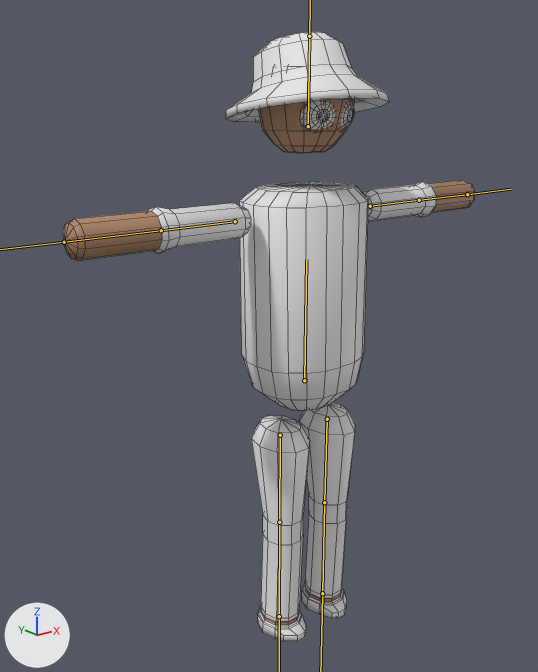
One commit to the FBX model Assets/Playermodel/New Playermodel/Player.fbx: the scene before it, then after it.
The view is the same before and after, from a camera (50 mm lens) standing at (-2.23, -2.52, 0.72) and looking at (-0.12, 0.13, -0.34). Arrows for +X, +Y and +Z are at lower left; the lights stay in place. The bones that bend it are drawn over the model as lines. Mesh edges are drawn as thin lines.

The first picture shows 'PLayer'.
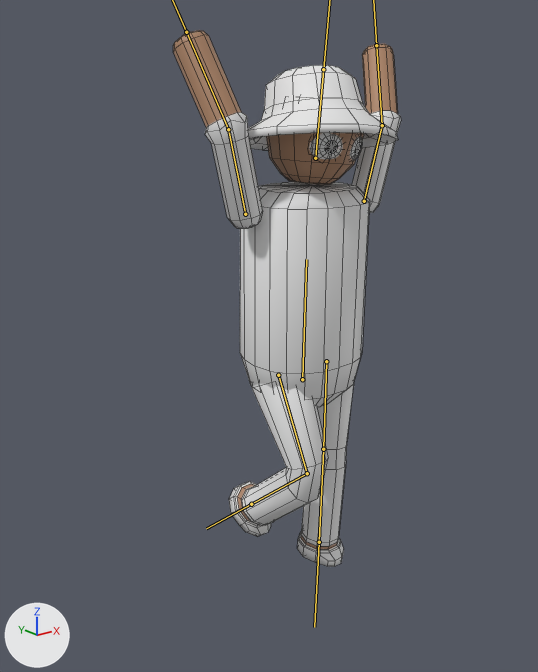
The newer file adds an action. The first version stands in its rest pose; the second is drawn at frame 30 of the action 'Playdermodel|Walking with Raised Hands'.

What changed in the scene script:
```text
Change bone_bone_008:
    where bone_bone_008 = bpy.data.objects['Playdermodel'].pose.bones['Bone.008']
    bone_bone_008.location: (0.0, 0.0, 0.0) -> (0.0, 0.0, -0.04)
    bone_bone_008.rotation_quaternion: (1.0, 0.0, 0.0, 0.0) -> (1.0, 0.014, 0.0, 0.0)  # degrees (0, 0, 0) -> degrees (2, 0, 0)
Change bone_bone:
    where bone_bone = bpy.data.objects['Playdermodel'].pose.bones['Bone']  # child of 'Bone.008'
    bone_bone.location: (0.0, 0.0, 0.0) -> (-0.07, -0.12, 0.0)
    bone_bone.rotation_quaternion: (1.0, 0.0, 0.0, 0.0) -> (0.001, -0.609, 0.793, 0.001)  # degrees (0, 0, 0) -> degrees (0, 180, 75)
Change bone_bone_001:
    where bone_bone_001 = bpy.data.objects['Playdermodel'].pose.bones['Bone.001']  # child of 'Bone'
    bone_bone_001.rotation_quaternion: (1.0, 0.0, 0.0, 0.0) -> (0.98, 0.197, 0.0, 0.0)  # degrees (0, 0, 0) -> degrees (23, 0, 0)
Change bone_bone_002:
    where bone_bone_002 = bpy.data.objects['Playdermodel'].pose.bones['Bone.002']  # child of 'Bone.008'
    bone_bone_002.location: (0.0, 0.0, 0.0) -> (0.0, -0.74, 0.0)
    bone_bone_002.rotation_quaternion: (1.0, 0.0, 0.0, 0.0) -> (1.0, 0.01, 0.0, 0.0)  # degrees (0, 0, 0) -> degrees (1, 0, 0)
Change bone_bone_003:
    where bone_bone_003 = bpy.data.objects['Playdermodel'].pose.bones['Bone.003']  # child of 'Bone.002'
    bone_bone_003.rotation_quaternion: (1.0, 0.0, 0.0, 0.0) -> (1.0, -0.015, 0.0, 0.0)  # degrees (0, 0, 0) -> degrees (-2, 0, 0)
Change bone_bone_004:
    where bone_bone_004 = bpy.data.objects['Playdermodel'].pose.bones['Bone.004']  # child of 'Bone.008'
    bone_bone_004.location: (0.0, 0.0, 0.0) -> (0.05, -0.12, -0.05)
    bone_bone_004.rotation_quaternion: (1.0, 0.0, 0.0, 0.0) -> (0.0, 0.427, 0.791, -0.438)  # degrees (0, 0, 0) -> degrees (48, 158, -47)
Change bone_bone_005:
    where bone_bone_005 = bpy.data.objects['Playdermodel'].pose.bones['Bone.005']  # child of 'Bone.004'
    bone_bone_005.rotation_quaternion: (1.0, 0.0, 0.0, 0.0) -> (0.982, -0.116, 0.0, 0.149)  # degrees (0, 0, 0) -> degrees (-13, 2, 17)
Change bone_bone_006:
    where bone_bone_006 = bpy.data.objects['Playdermodel'].pose.bones['Bone.006']  # child of 'Bone.008'
    bone_bone_006.location: (0.0, 0.0, 0.0) -> (0.0, -0.74, 0.0)
    bone_bone_006.rotation_quaternion: (1.0, 0.0, 0.0, 0.0) -> (0.971, 0.24, 0.0, 0.0)  # degrees (0, 0, 0) -> degrees (28, 0, 0)
Change bone_bone_007:
    where bone_bone_007 = bpy.data.objects['Playdermodel'].pose.bones['Bone.007']  # child of 'Bone.006'
    bone_bone_007.rotation_quaternion: (1.0, 0.0, 0.0, 0.0) -> (0.785, -0.62, 0.0, 0.0)  # degrees (0, 0, 0) -> degrees (-77, 0, 0)
Change bone_bone_009:
    where bone_bone_009 = bpy.data.objects['Playdermodel'].pose.bones['Bone.009']
    bone_bone_009.location: (0.0, 0.0, 0.0) -> (0.0, -0.32, 0.13)
    bone_bone_009.rotation_quaternion: (1.0, 0.0, 0.0, 0.0) -> (0.999, 0.007, 0.0, -0.043)  # degrees (0, 0, 0) -> degrees (1, 0, -5)
```

Changed parts and their boxes (x1, y1, x2, y2) in the pictures (538 x 672 px):
'PLayer', posed (45% narrower, 12% shorter): before (63, 32, 475, 642); after (173, 30, 401, 567)
bone 'Bone.008', root to tip: before (304, 380) to (306, 259); after (302, 379) to (306, 259)
bone 'Bone', root to tip: before (370, 206) to (419, 200); after (364, 201) to (382, 125)
bone 'Bone.001', root to tip: before (419, 200) to (467, 194); after (382, 125) to (376, 45)
bone 'Bone.002', root to tip: before (327, 419) to (324, 502); after (326, 361) to (323, 449)
bone 'Bone.003', root to tip: before (324, 502) to (322, 593); after (323, 449) to (319, 542)
bone 'Bone.004', root to tip: before (235, 221) to (161, 230); after (245, 214) to (228, 129)
bone 'Bone.005', root to tip: before (161, 230) to (64, 242); after (228, 129) to (186, 32)
bone 'Bone.006', root to tip: before (280, 435) to (279, 522); after (278, 375) to (307, 473)
bone 'Bone.007', root to tip: before (279, 522) to (279, 616); after (307, 473) to (251, 504)
bone 'Bone.009', root to tip: before (308, 126) to (309, 36); after (315, 158) to (323, 69)
